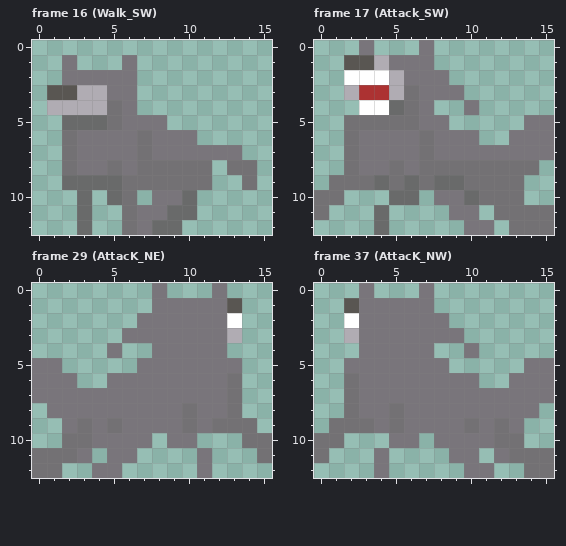
Pixel-art file, stored at Assets/Sprites/PUPPER.aseprite. Above: the version before the commit.
16x13 pixels, 40 frames. Colours within 5 levels of each other are drawn and written as one. Shown: frame 16 (Walk_SW), frame 17 (Attack_SW), frame 29 (AttacK_NE), frame 37 (AttacK_NW). The commit also changed other frames, which this record leaves out.
After:
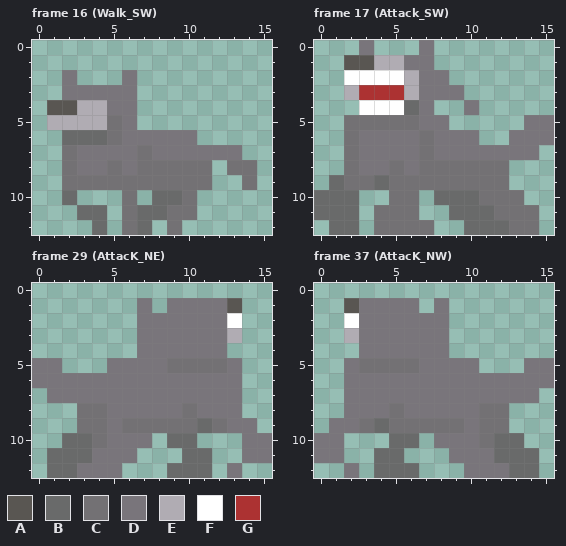
Palette (. is transparent): A #595652  B #696a6a  C #737174  D #79757b  E #b0acb3  F #ffffff  G #ac3232
From old to new:
Frame 16 (Walk_SW), layer "Layer 1":
y 1: x 2 D -> .; x 6 D -> .
y 2: x 3..5 DDD -> ...
y 3: x 1..4 AAEE -> .DDD
y 4: x 1..2 EE -> AA; x 5 C -> D
y 5: x 1..4 .BBB -> EEEE; x 7..8 DD -> ..
y 6: x 2..5 CDDD -> BBBC; x 7 C -> D
y 9: x 2..5 BBBB -> CCCC
y 10: x 2..3 .B -> B.; x 5 B -> .; x 8..10 DDB -> BBC
y 11: x 4 . -> B; x 7..10 DDBB -> BBCC
y 12: x 3..4 B. -> .B; x 7..9 DBB -> B.C
Frame 17 (Attack_SW), layer "Layer 1":
y 1: x 5 D -> E
y 2: x 5..6 ED -> FE
y 3: x 5..6 EC -> GE
y 4: x 5..6 BC -> FB
y 7: x 15 D -> .
y 8: x 13..14 CC -> ..
y 9: x 1 C -> B; x 6 B -> C; x 8..9 BB -> CC; x 13 C -> .
y 10: x 0..2 CC. -> BBB; x 5..6 BB -> CC; x 8..9 DD -> BB
y 11: x 0..2 C.. -> BBB; x 4..6 B.. -> CCC; x 9..11 DD. -> BBB; x 15 C -> .
y 12: x 1..2 .. -> BB; x 4..7 B... -> CCCC; x 10..12 DD. -> BBB; x 15 C -> .
Frame 29 (AttacK_NE), layer "Layer 1":
y 0: x 8 D -> .; x 12 D -> .
y 1: x 7..8 .D -> D.
y 3: x 6 D -> .
y 4: x 5 D -> .; x 7 . -> D
y 5: x 5..6 .. -> DD; x 9..12 DDDD -> CCCC
y 6: x 3..4 .. -> DD; x 13 C -> D
y 7: x 0 D -> .; x 13 C -> D
y 8: x 1..4 DDDD -> ..CC; x 13 C -> D
y 9: x 2 D -> .; x 4..9 DCDDDD -> CDCCCC; x 11 D -> B; x 13..14 CC -> DD
y 10: x 2..4 CCD -> BBC; x 9..10 DD -> BB; x 14..15 CC -> DD
y 11: x 0..4 CCCD. -> .BBBD; x 10..11 .D -> BB; x 14..15 .C -> DD
y 12: x 0..3 CC.. -> .BBD; x 9..11 ..D -> BBB; x 13 . -> D
Frame 37 (AttacK_NW), layer "Layer 1":
y 0: x 3 D -> .; x 7 D -> .
y 1: x 7..8 D. -> .D
y 3: x 9 D -> .
y 4: x 8 . -> D; x 10 D -> .
y 5: x 3..6 DDDD -> CCCC; x 9..10 .. -> DD
y 6: x 2 C -> D; x 11..12 .. -> DD
y 7: x 2 C -> D; x 15 D -> .
y 8: x 2 C -> D; x 11..14 DDDD -> CC..
y 9: x 1..2 CC -> DD; x 4 D -> B; x 6..11 DDDDCD -> CCCCDC; x 13 D -> .
y 10: x 0..1 CC -> DD; x 5..6 DD -> BB; x 11..13 DCC -> CBB
y 11: x 0..1 C. -> DD; x 4..5 D. -> BB; x 11..15 .DCCC -> DBBB.
y 12: x 2 . -> D; x 4..6 D.. -> BBB; x 12..15 ..CC -> DBB.
Where, in picture pixels (left, top, right, bottom), the same in both pictures:
changed: (47, 55, 197, 235)
changed: (389, 55, 419, 115)
changed: (314, 145, 554, 235)
changed: (32, 283, 272, 478)
changed: (314, 283, 554, 478)
